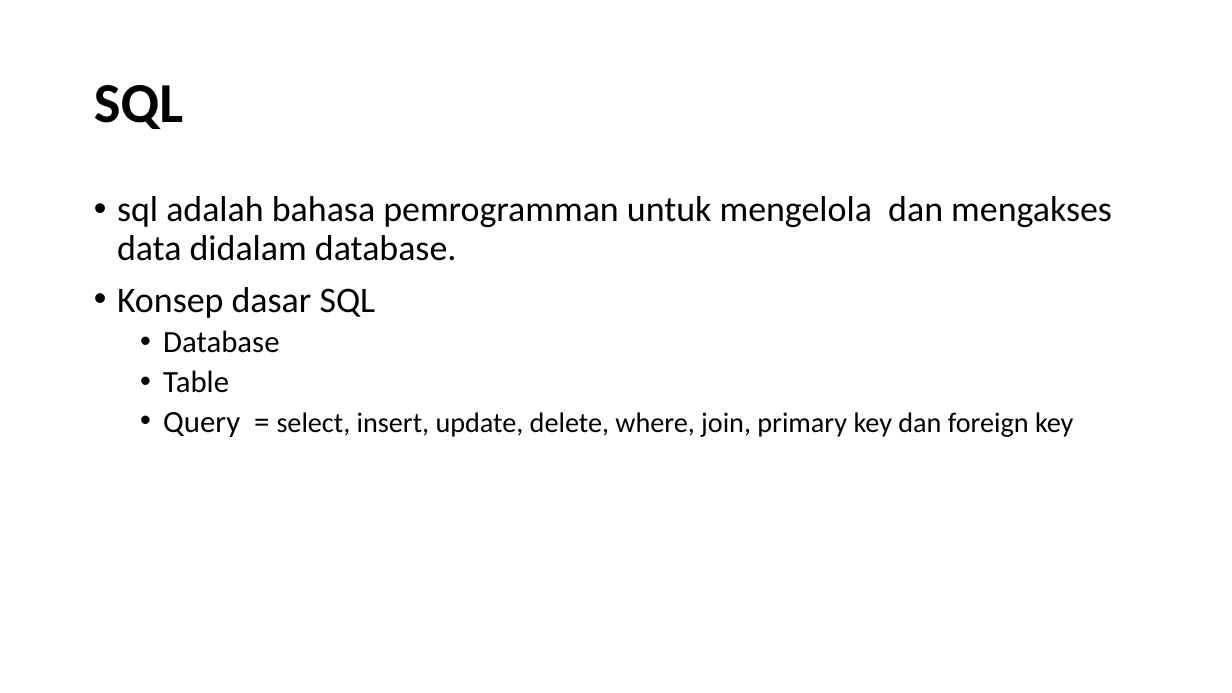
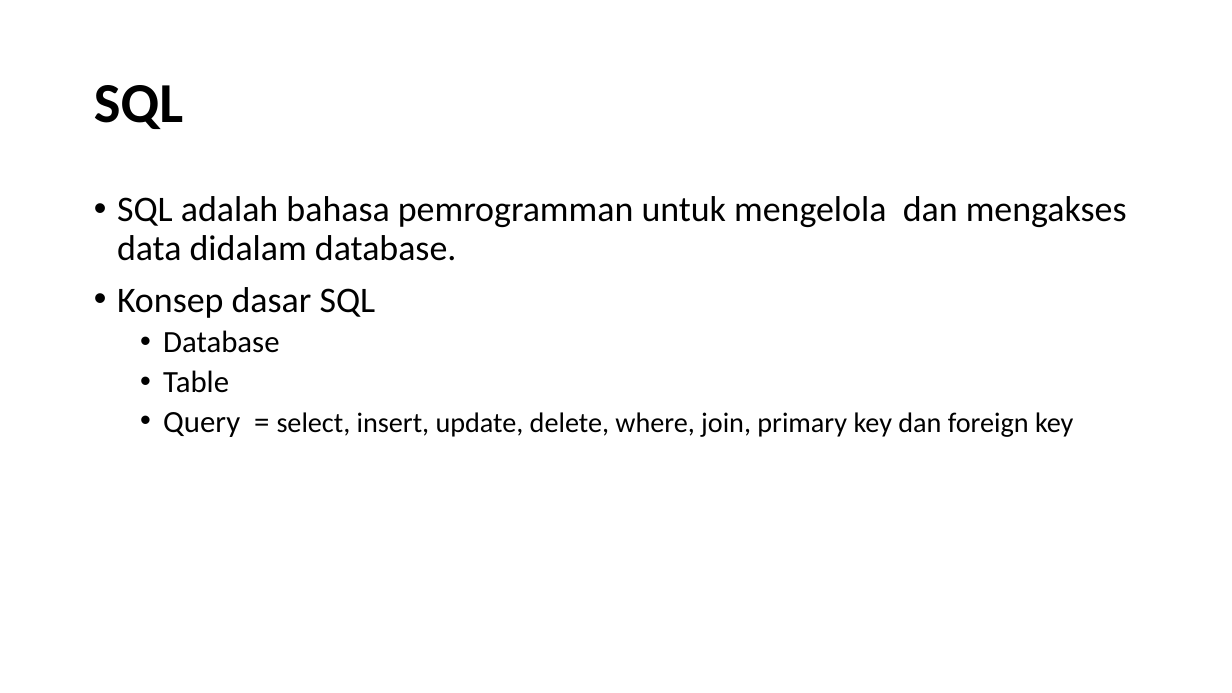
Before and after one commit to ridwanbahtiar15/basic-cs-js-fwg16, a slide deck: slide 2 of tugas/postgresql/coffee-shop.pptx. Drawn at 1232x693 pixels with LibreOffice and Linux fonts; fonts in the diff are those of the drawing. Boxes give left, top, right and bottom in pixels: in the first picture for what was removed or moved away, otherwise in the second. Text is boxed around its words. In the diff, an @@ line names an element or a change of style, - is before the commit and + after.

```diff
--- a/tugas/postgresql/coffee-shop.pptx
+++ b/tugas/postgresql/coffee-shop.pptx
@@ text at (117, 196, 1127, 261): text changed @@
-• sql adalah bahasa pemrogramman untuk mengelola dan mengakses data didalam database.
+• SQL adalah bahasa pemrogramman untuk mengelola dan mengakses data didalam database.
```
Also in this commit, not shown: 1 other slide changed, 1 other file.
